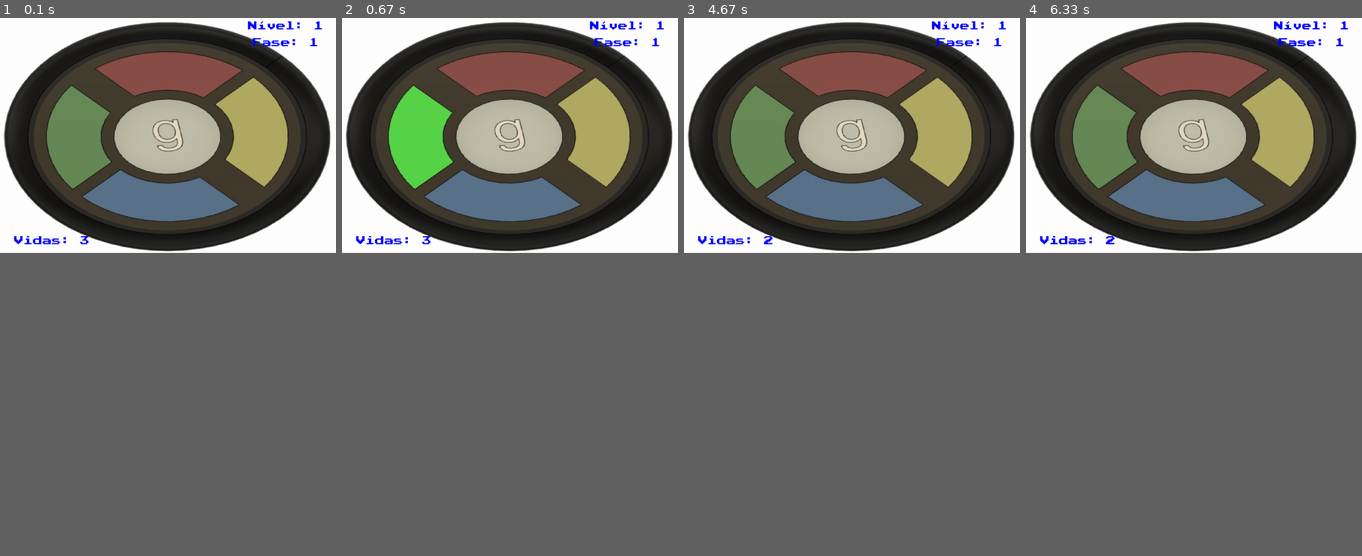
Above: before the commit, frames 1-4 (left to right).
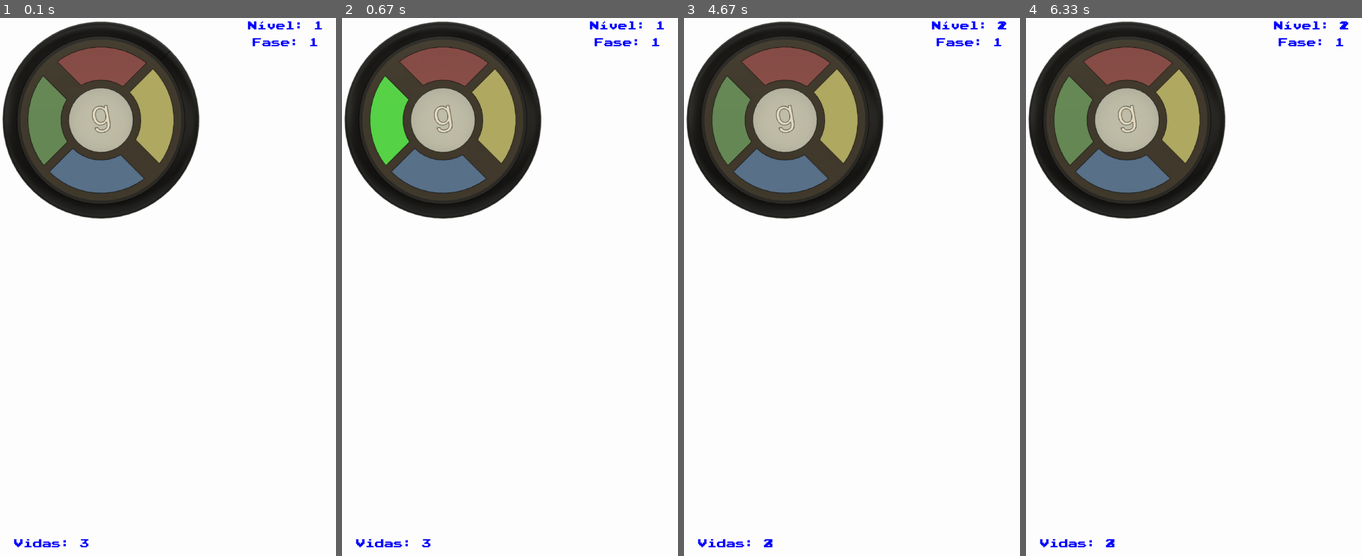
Above: after the commit, the same moments.

Repository: LuanaAbramoff/geniuspygame
Game: pygame game, started from j1.py
Same seed, same stepped clock (60 frames per second), same inputs: the game is played once before the commit and once after it.
Inputs:
- Up to frame 1 (0.1 s): no input
- Up to frame 2 (0.67 s): no input
- Up to frame 3 (4.67 s): hold Left 1.83-2.37 s; hold Left from 4.63 s (still down)
- Up to frame 4 (6.33 s): release Left at 5.1 s; hold Right 5.13-5.6 s; hold Up 5.63-5.93 s
In our replay, the window is 562x393 before the commit and 562x900 after it. These sizes can differ from the game's own. Grey fills any space a smaller window leaves; there, only what the larger window draws over its background counts as a difference.

The runs differ from the first frame. In frame 1, 30% of the frame differs, in the area x 0-99%, y 0-99%; in frame 2, 30%; in frame 3, 30%; in frame 4, 30%.

Commit message:
v14 - mudança de som para ogg+animacaoparapassarde

Diff:
--- a/j1.py
+++ b/j1.py
@@ -23,7 +23,7 @@
 
 #cria tela inicial
 largura= 1000
-altura= 700
+altura= 1600
 surf = pygame.display.set_mode((largura, altura))
 surf.fill([255,255,255])
 pygame.display.set_caption("Genius no escuro")
@@ -31,42 +31,50 @@
 #dicionário assets
 assets = {}
 assets['desligado'] = pygame.image.load('assets/imagens/geniusdesligado.PNG').convert_alpha()
-assets['desligado'] = pygame.transform.scale(assets['desligado'], (1000,700))
+assets['desligado'] = pygame.transform.scale(assets['desligado'], (603,601))
 
 assets['desligado vermelho'] = pygame.image.load('assets/imagens/geniusdesligadovermelho.PNG').convert_alpha()
-assets['desligado vermelho'] = pygame.transform.scale(assets['desligado vermelho'], (1000,700))
+assets['desligado vermelho'] = pygame.transform.scale(assets['desligado vermelho'], (603,601))
 
 assets['desligado amarelo'] = pygame.image.load('assets/imagens/geniusdesligadoamarelo.PNG').convert_alpha()
-assets['desligado amarelo'] = pygame.transform.scale(assets['desligado amarelo'], (1000,700))
+assets['desligado amarelo'] = pygame.transform.scale(assets['desligado amarelo'], (603,601))
 
 assets['desligado azul'] = pygame.image.load('assets/imagens/geniusdesligadoazul.PNG').convert_alpha()
-assets['desligado azul'] = pygame.transform.scale(assets['desligado azul'], (1000,700))
+assets['desligado azul'] = pygame.transform.scale(assets['desligado azul'], (603,601))
 
 assets['desligado verde'] = pygame.image.load('assets/imagens/geniusdesligadoverde.PNG').convert_alpha()
-assets['desligado verde'] = pygame.transform.scale(assets['desligado verde'], (1000,700))
+assets['desligado verde'] = pygame.transform.scale(assets['desligado verde'], (603,601))
 
 assets['vermelho'] = pygame.image.load('assets/imagens/teclavermelhaligada.PNG').convert_alpha()
-assets['vermelho'] = pygame.transform.scale(assets['vermelho'], (1000,700))
+assets['vermelho'] = pygame.transform.scale(assets['vermelho'], (603,601))
 
 assets['amarelo'] = pygame.image.load('assets/imagens/teclaamarelaligada.PNG').convert_alpha()
-assets['amarelo'] = pygame.transform.scale(assets['amarelo'], (1000,700))
+assets['amarelo'] = pygame.transform.scale(assets['amarelo'], (603,601))
 
 assets['azul'] = pygame.image.load('assets/imagens/teclaazulligada.PNG').convert_alpha()
-assets['azul'] = pygame.transform.scale(assets['azul'], (1000,700))
+assets['azul'] = pygame.transform.scale(assets['azul'], (603,601))
 
 assets['verde'] = pygame.image.load('assets/imagens/teclaverdeligada.PNG').convert_alpha()
-assets['verde'] = pygame.transform.scale(assets['verde'], (1000,700))
+assets['verde'] = pygame.transform.scale(assets['verde'], (603,601))
 
 assets["nivel_fonte"] = pygame.font.Font('assets/font/PressStart2P.ttf', 28)
 
 #carrega os sons do jogo
 pygame.mixer.music.set_volume(0.4)
-assets['som da tecla vermelha'] = pygame.mixer.Sound('assets/som/vermelho.wav')
-assets['som da tecla amarela'] = pygame.mixer.Sound('assets/som/amarelo.wav')
-assets['som da tecla azul'] = pygame.mixer.Sound('assets/som/azul.wav')
-assets['som da tecla verde'] = pygame.mixer.Sound('assets/som/verde.wav')
-assets['som de perdeu'] = pygame.mixer.Sound('assets/som/perdeu.wav')
-
+assets['som da tecla vermelha'] = pygame.mixer.Sound('assets/som/vermelho.ogg')
+assets['som da tecla amarela'] = pygame.mixer.Sound('assets/som/amarelo.ogg')
+assets['som da tecla azul'] = pygame.mixer.Sound('assets/som/azul.ogg')
+assets['som da tecla verde'] = pygame.mixer.Sound('assets/som/verde.ogg')
+assets['som de perdeu'] = pygame.mixer.Sound('assets/som/perdeu.ogg')
+
+#animacaopassardefase
+listaanimacao = []
+for i in range(36):
+    filename = 'assets/imagens/animacaopassadefase{}.png'.format(i)
+    img = pygame.image.load(filename).convert()
+    img = pygame.transform.scale(img,(603,601))
+    listaanimacao.append(img)
+assets['animacao para passar de fase']=listaanimacao
 
 #funcao que sorteia a seguencia das teclas
 def sorteiasequencia(x):
@@ -195,6 +203,49 @@
             elif self.image == assets['azul'] or self.image == assets['desligado verde']:
                 assets['som da tecla azul'].play()
 
+class Animacaopassadefase(pygame.sprite.Sprite):
+    def __init__(self, assets):
+        # Construtor da classe mãe (Sprite).
+        pygame.sprite.Sprite.__init__(self)
+
+        # Armazena a animação de explosão
+        self.animacaodefase = assets['animacao para passar de fase']
+
+        # Inicia o processo de animação colocando a primeira imagem na tela.
+        self.frame = 0  # Armazena o índice atual na animação
+        self.image = self.animacaodefase[self.frame]  # Pega a primeira imagem
+        self.rect = self.image.get_rect()
+
+        # Guarda o tick da primeira imagem, ou seja, o momento em que a imagem foi mostrada
+        self.last_update = pygame.time.get_ticks()
+
+        # Controle de ticks de animação: troca de imagem a cada self.frame_ticks milissegundos.
+        # Quando pygame.time.get_ticks() - self.last_update > self.frame_ticks a
+        # próxima imagem da animação será mostrada
+        self.frame_ticks = 50
+
+    def update(self):
+        # Verifica o tick atual.
+        now = pygame.time.get_ticks()
+        # Verifica quantos ticks se passaram desde a ultima mudança de frame.
+        elapsed_ticks = now - self.last_update
+
+        # Se já está na hora de mudar de imagem...
+        if elapsed_ticks > self.frame_ticks:
+            # Marca o tick da nova imagem.
+            self.last_update = now
+
+            # Avança um quadro.
+            self.frame += 1
+
+            # Verifica se já chegou no final da animação.
+            if self.frame == len(self.animacaodefase):
+                # Se sim, tchau explosão!
+                self.kill()
+            else:
+                # Se ainda não chegou ao fim da explosão, troca de imagem.
+                self.image = self.animacaodefase[self.frame]
+                self.rect = self.image.get_rect()
 #cria o grupo dos objetos
 all_sprites = pygame.sprite.Group()
 
@@ -253,14 +304,17 @@
                     animacao = Animacao(assets, seq, fase)#nova animacao
                     all_sprites.add(animacao)
 
-                if nivel==9:
+                if nivel==3:
                     fase+=1 # passa para a próxima fase
                     nivel=1
                     botao_atual=0
                     seq = sorteiasequencia(nivel)
-                    animacao.kill()
+                    animacaodeinicio = Animacaopassadefase(assets)
+                    all_sprites.add(animacaodeinicio)
+                    animacaodeinicio.kill()
                     animacao= Animacao(assets, seq, fase)
                     all_sprites.add(animacao)
+                    animacao.kill()
 
 
     all_sprites.update()
Binary file added: assets/imagens/animacaopassadefase0.png
Binary file added: assets/imagens/animacaopassadefase1.png
Binary file added: assets/imagens/animacaopassadefase10.png
Binary file added: assets/imagens/animacaopassadefase11.png
Binary file added: assets/imagens/animacaopassadefase12.png
Binary file added: assets/imagens/animacaopassadefase13.png
Binary file added: assets/imagens/animacaopassadefase14.png
Binary file added: assets/imagens/animacaopassadefase15.png
Binary file added: assets/imagens/animacaopassadefase16.png
Binary file added: assets/imagens/animacaopassadefase17.png
Binary file added: assets/imagens/animacaopassadefase18.png
Binary file added: assets/imagens/animacaopassadefase19.png
(and 34 more such lines)
